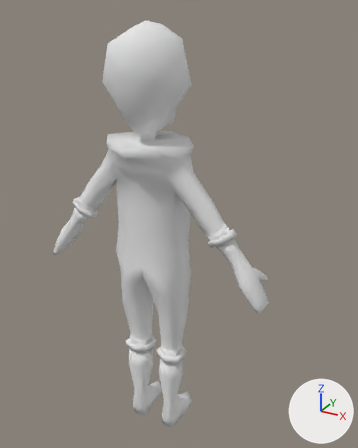
One commit to the Blender file Assets/Resources/Models/Aliens/Gray.blend: the scene before it, then after it.
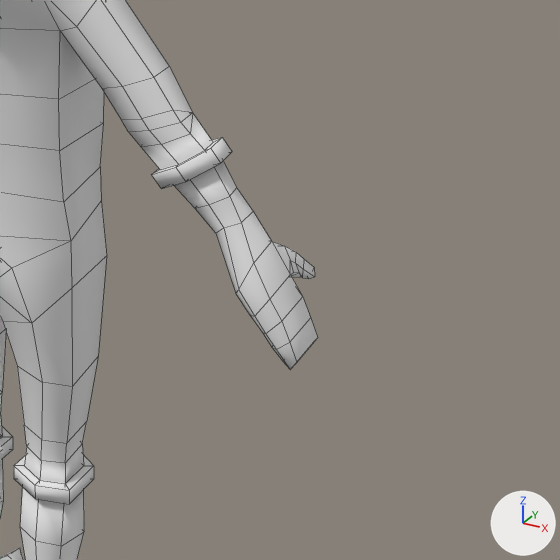
Each version is shown whole from a 50 mm lens placed at (13.4, -21.5, 24.8), pointed at (1.2, 0.8, 13.7), then close up on the part from 42% to 100% of the width and 40% to 86% of the height. Lighting does not change. The marker at lower right points along +X, +Y and +Z. The close-ups show mesh edges as thin lines.

The first close-up shows 'Gray'.
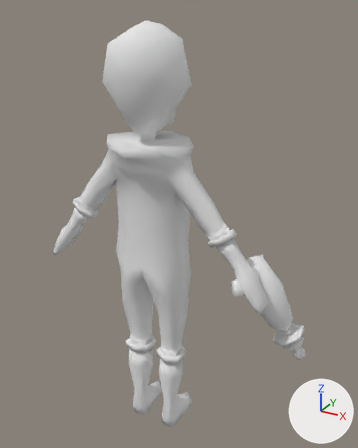
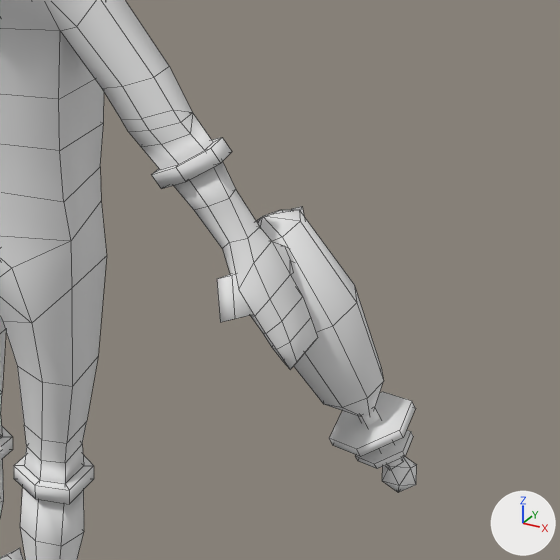
Changed parts and their boxes [x1, y1, x2, y2] in the close-ups (560 x 560 px):
'Cube', added
    after: [217, 206, 417, 492]

What changed in the scene script:
```text
Add mat_raygun:
    mat_raygun = diffuse_material('Raygun')
    mat_raygun.base_color = (0.8, 0.8, 0.8)  # white #e7e7e7
Add me_cube:
    me_cube.from_pydata(...)  # 84 vertices, 83 faces; spans x 4.83..8.74, y -1.71..2.44, z 6.55..12.62
    me_cube.polygons.foreach_set('use_smooth', [True] * 83)
    me_cube.materials.append(mat_raygun)  # its picture is missing
Add ob_cube:
    ob_cube = bpy.data.objects.new('Cube', me_cube)
    ob_cube.location = (0.0, 0.0, 0.0)
```
